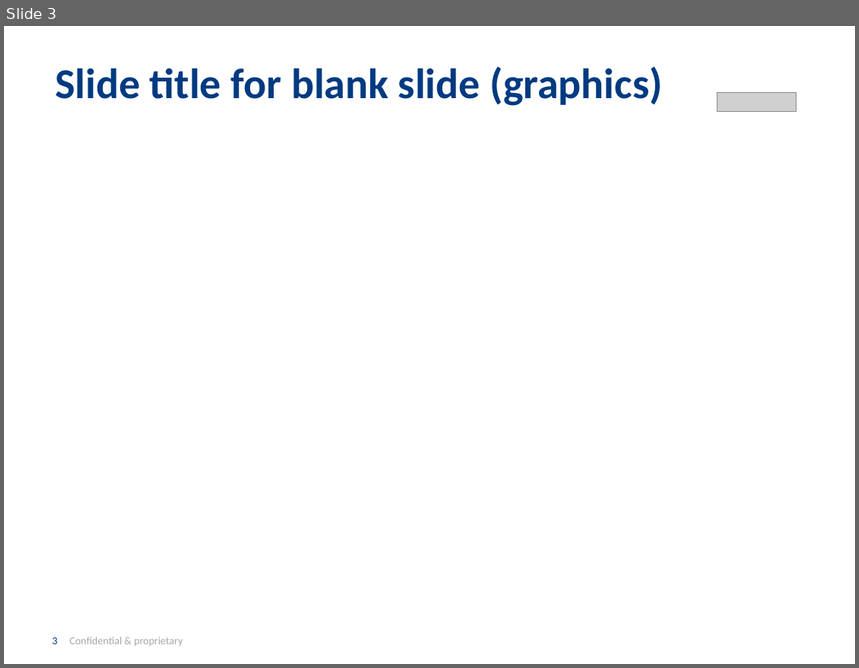
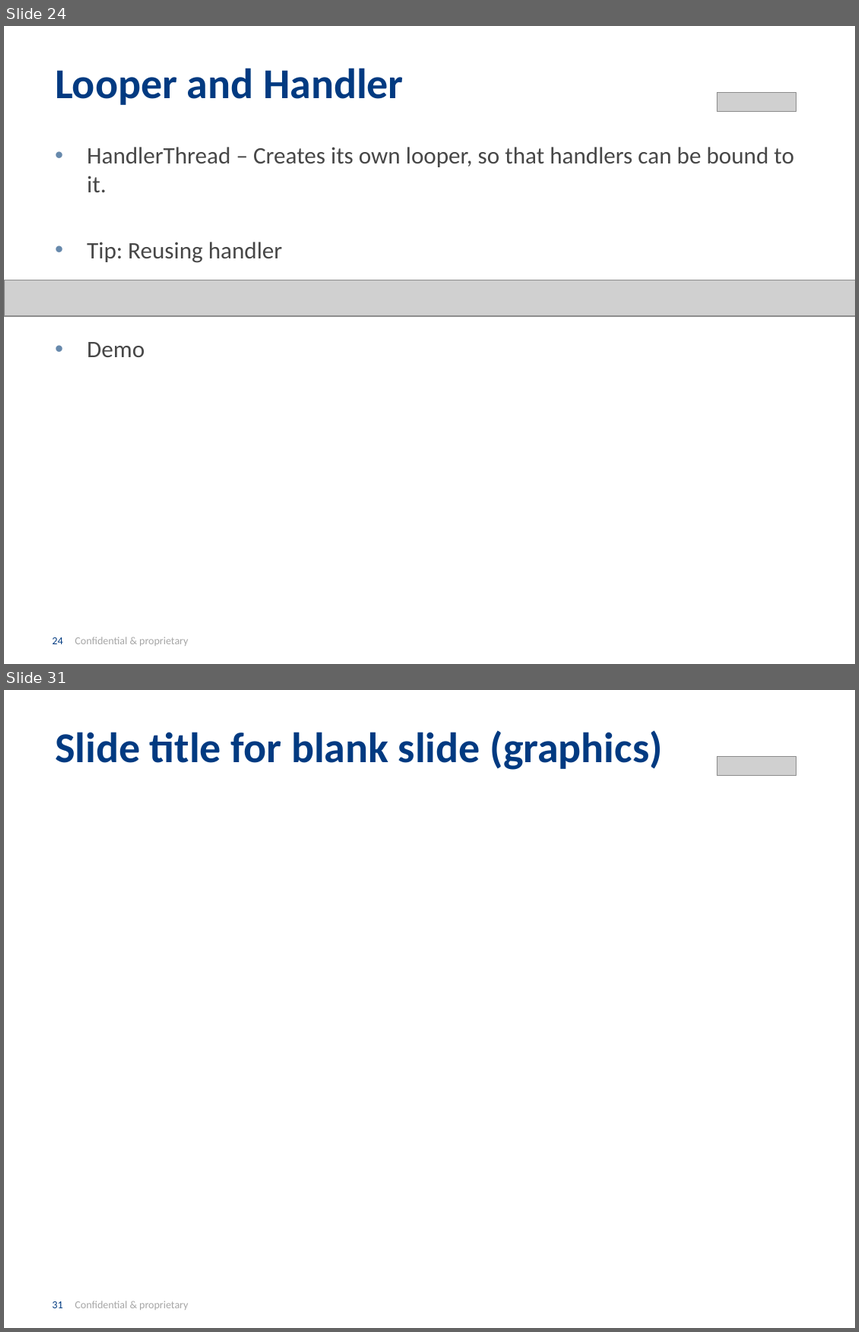
Before and after one commit to INRIX-Iurii-Okhmat/BrownBags, a slide deck: Presentation/Asynchronous Android.pptx. Shown one above the other, each under a label of ours: slide 3 before the commit, slides 24 and 31 after it; the slides between them are not shown. The pictures are 859x668 and 859x1332 pixels, drawn with LibreOffice and Linux fonts; fonts in the diff are those of the drawing; grey boxes stand for pictures; background and template pictures are left out. Boxes give left, top, right and bottom in pixels: in the first picture for what was removed or moved away, otherwise in the second. Text is boxed around its words. In the diff, an @@ line names an element or a change of style, - is before the commit and + after.

Commit message:
Presentation updated with mutithreading, async tasks and handlers. Next: Loaders and services.

```diff
--- a/Presentation/Asynchronous Android.pptx
+++ b/Presentation/Asynchronous Android.pptx
@@ slide 24 added at (x1=4, y1=26, x2=855, y2=664), background #FFFFFF; not listed: 1 template element that a slide beside it also shows @@
@@ title added at (x1=55, y1=68, x2=404, y2=105), 36 pt, text #013A81, bold @@
+Looper and Handler
@@ picture added at (x1=718, y1=92, x2=797, y2=111) @@
@@ text added at (x1=87, y1=147, x2=794, y2=357), 20 pt, text #474747 @@
+• HandlerThread – Creates its own looper, so that handlers can be bound to it.
+• Tip: Reusing handler
+• Demo
@@ picture added at (x1=4, y1=280, x2=855, y2=316) @@
@@ what was slide 3 is now slide 31 @@
@@ page number at (x1=52, y1=1301, x2=188, y2=1310): text changed @@
-3 Confidential & proprietary
+31 Confidential & proprietary
```
Also in this commit, not shown: 27 other slides added.
